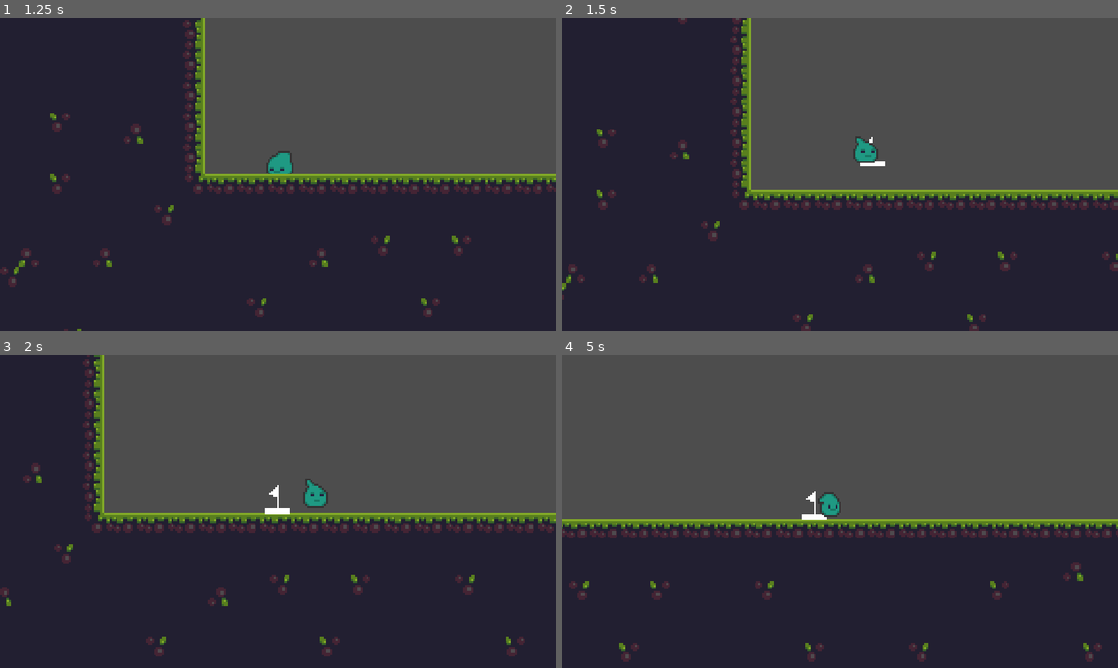
Above: before the commit, frames 1-4 (two rows, left to right).
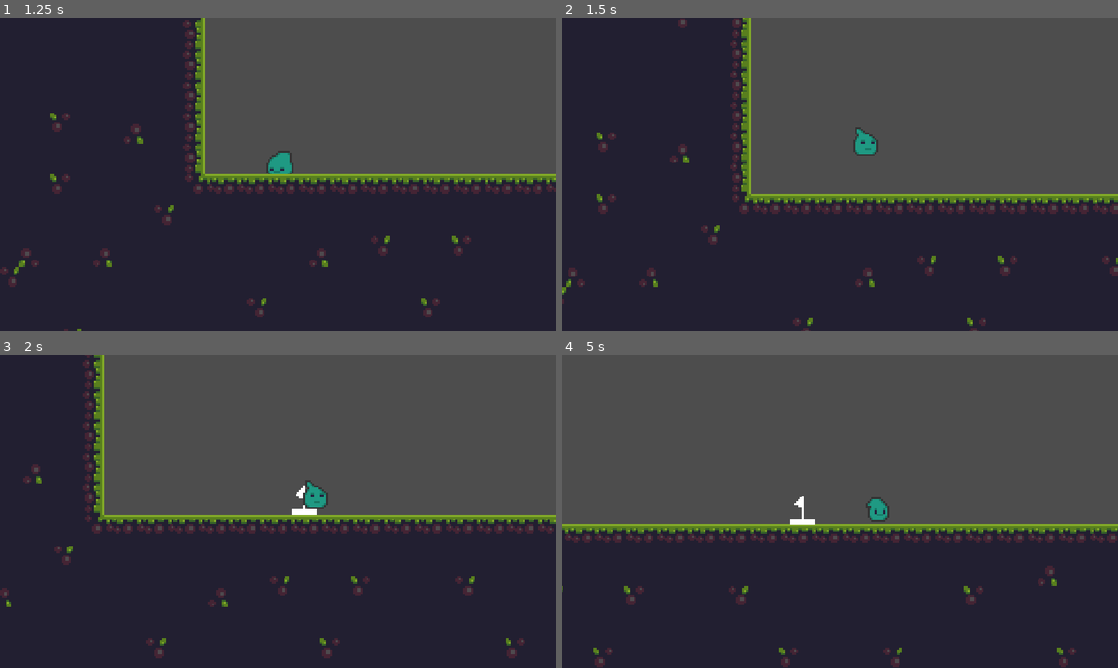
Above: after the commit, the same moments.

Repository: whatEclipse/REsurgence-THrow
Game: Godot game, scene res://scenes/menus/main_menu.tscn
Same seed, same stepped clock (60 frames per second), same inputs: the game is played once before the commit and once after it.
Inputs (mouse positions are in pixels of both pictures, inside the frame that each line leads up to):
- Up to frame 1 (1.25 s): click "Play" at 0.5 s
- Up to frame 2 (1.5 s): tap Enter (ui_accept) at 1.25 s; move the mouse to (962, 158) at 1.27 s; hold D (right) from 1.28 s (still down); click (962, 158) at 1.42 s
- Up to frame 3 (2 s): keep holding D (right); tap Enter (ui_accept) at 1.52 s
- Up to frame 4 (5 s): move the mouse to (728, 527) at 2.02 s; click (728, 527) at 2.17 s; tap Enter (ui_accept) at 2.27, 3.77, 4.52 s; move the mouse to (895, 442) at 2.77 s; release D (right) at 2.78 s; hold A (left) 2.78-3.53 s; click (895, 442) at 2.92 s; move the mouse to (812, 574) at 3.52 s; hold D (right) from 3.53 s (still down); click (812, 574) at 3.67 s; move the mouse to (1006, 558) at 4.27 s; click (1006, 558) at 4.42 s; tap R (respawn) at 4.9 s

Frame 1 is identical in both runs. In frame 2, 6.8% of the frame differs, in the area x 0-100%, y 0-100%; in frame 3, 3.4%; in frame 4, 8.3%, in the area x 0-100%, y 43-100%.

Commit message:
made player respawn on dying

Diff:
--- a/scripts/entities/player.gd
+++ b/scripts/entities/player.gd
@@ -3,11 +3,16 @@
 @onready var animated_sprite: AnimatedSprite2D = $AnimatedSprite2D
 
 const SPEED = 100.0
-const JUMP_VELOCITY = -150.0
+const JUMP_VELOCITY = -170.0
 var isDying = false
 
+var start_position: Vector2
+
+func _ready() -> void:
+	start_position = global_position
+
 func _physics_process(delta: float) -> void:
-	# Add the gravity.
+
 	if isDying == false:
 		if not is_on_floor():
 			velocity += get_gravity()* delta
@@ -16,11 +21,6 @@
 		if Input.is_action_just_pressed("ui_accept") and is_on_floor():
 			velocity.y = JUMP_VELOCITY
 
-
-
-
-		# Get the input direction and handle the movement/deceleration.
-		# As good practice, you should replace UI actions with custom gameplay actions.
 		var direction := Input.get_axis("left", "right")
 		if direction:
 			velocity.x = direction * SPEED
@@ -45,13 +45,16 @@
 
 		move_and_slide()
 
-
 func die():
+	if isDying:
+		return
 	isDying = true
 	animated_sprite.play("Death")
 	await animated_sprite.animation_finished
+	velocity = Vector2.ZERO
+	if not SpawnManager.respawn_player():
+		global_position = start_position # no flag placed yet
 	isDying = false
-	velocity.y = 0
 
 func jumpOn():
 	if isDying == false:
--- a/scripts/functions/spawn_manager.gd
+++ b/scripts/functions/spawn_manager.gd
@@ -2,51 +2,69 @@
 
 const SPAWN_POINT_SCENE = preload("res://scenes/entities/spawn_point.tscn")
 const MIN_SPEED = 200.0
-const MAX_SPEED = 1000.0
-const SPEED_PER_PIXEL = 3.0
+const MAX_SPEED = 600.0
+const MAX_CHARGE_TIME = 1.5
 
 
 var current_flag: RigidBody2D
+var _charging := false
+var _charge_time := 0.0
 
 
+func _process(delta: float) -> void:
+	if _charging:
+		_charge_time = minf(_charge_time + delta, MAX_CHARGE_TIME)
+
 func _unhandled_input(event: InputEvent) -> void:
-	if event.is_action_pressed("respawn"):
-		_respawn_player()
+	if event is InputEventMouseButton and event.button_index == MOUSE_BUTTON_LEFT:
+		if event.pressed:
+			_charging = true
+			_charge_time = 0.0
+		elif _charging:
+			_charging = false
+			_launch_flag()
+
+
+func _launch_flag() -> void:
+	var scene := get_tree().current_scene
+	if scene == null or scene.scene_file_path == "res://scenes/entities/spawn_point.tscn":
+		print("blocked: wrong scene")
 		return
-	if event is InputEventMouseButton and event.pressed and event.button_index == MOUSE_BUTTON_LEFT:
-		var scene := get_tree().current_scene
-		if scene == null or scene.scene_file_path == "res://scenes/entities/spawn_point.tscn":
-			print("blocked: wrong scene")
-			return
 
-		var player := get_tree().get_first_node_in_group("player") as Node2D
-		if player == null:
-			print("blocked: no node in 'player' group")
-			return
+	var player := get_tree().get_first_node_in_group("player") as Node2D
+	if player == null:
+		print("blocked: no node in 'player' group")
+		return
 
-		if is_instance_valid(current_flag):
-			current_flag.queue_free()
+	var to_mouse := player.get_global_mouse_position() - player.global_position
+	if to_mouse.is_zero_approx():
+		return
 
-		var flag := SPAWN_POINT_SCENE.instantiate()
-		if not flag is RigidBody2D:
-			push_error("spawn_point.tscn root is not a RigidBody2D")
-			flag.queue_free()
-			return
+	if is_instance_valid(current_flag):
+		current_flag.queue_free()
 
-		current_flag = flag
-		scene.add_child(current_flag)
-		current_flag.global_position = player.global_position + Vector2(0, -8)
+	var flag := SPAWN_POINT_SCENE.instantiate()
+	if not flag is RigidBody2D:
+		push_error("spawn_point.tscn root is not a RigidBody2D")
+		flag.queue_free()
+		return
 
-		var to_mouse := player.get_global_mouse_position() - player.global_position
-		var speed := clampf(to_mouse.length() * SPEED_PER_PIXEL, MIN_SPEED, MAX_SPEED)
-		current_flag.linear_velocity = to_mouse.normalized() * speed
-func _respawn_player() -> void:
+	current_flag = flag
+	scene.add_child(current_flag)
+	current_flag.global_position = player.global_position + Vector2(0, -8)
+
+	var charge := _charge_time / MAX_CHARGE_TIME
+	var speed := lerpf(MIN_SPEED, MAX_SPEED, charge)
+	current_flag.linear_velocity = to_mouse.normalized() * speed
+
+func respawn_player() -> bool:
 	if not is_instance_valid(current_flag):
-		return
+		return false
 
 	var player := get_tree().get_first_node_in_group("player") as CharacterBody2D
 	if player == null:
-		return
+		return false
 
-	player.global_position = current_flag.global_position - Vector2(0, -8)
+	player.global_position = current_flag.global_position + Vector2(0, -8)
 	player.velocity = Vector2.ZERO
+	return true
--- a/scripts/scene/spawn_point.gd
+++ b/scripts/scene/spawn_point.gd
@@ -1,6 +1,6 @@
 extends RigidBody2D
 
-const SETTLE_SPEED := 3.0
+const SETTLE_SPEED := 8.0
 const SETTLE_TIME := 0.3
 
 var _slow_time := 0.0
